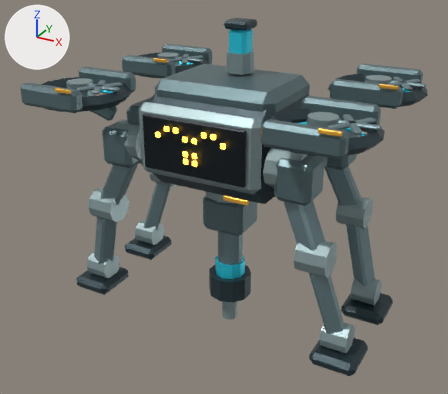
The glTF model assets/isao-birudoron/isao_birudoron_lod1.glb as it was, and as the next commit left it.
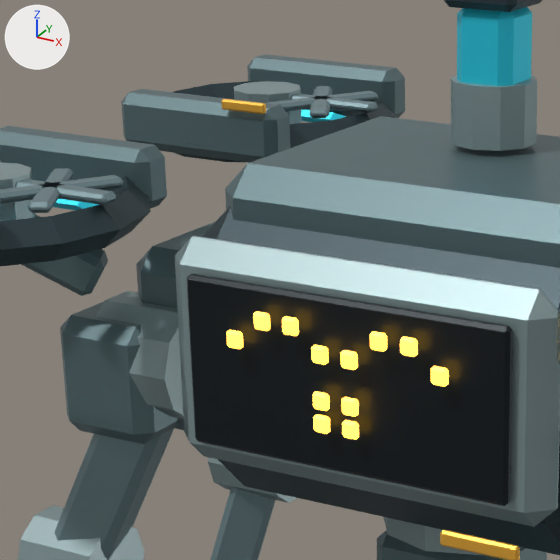
Each version is shown whole from a 50 mm camera at (1.443, -2.695, 2.094) aimed at (-0.014, -0.044, 0.769), then close up on the part from 19% to 58% of the width and 7% to 52% of the height. Arrows for +X, +Y and +Z are at upper left; the lights stay in place. The first two pictures are the older version. Where no turn or scale is listed for an object, it has been applied to the vertices. Vertices at exactly the same position are counted once.

Objects in the first close-up: 'BODY_PITCH_MESH_palette', 'FACE_NEUTRAL_MESH_AMBER', 'LEG_FL_HIP_MESH_palette', 'LEG_FL_KNEE_MESH_palette', 'LEG_RL_KNEE_MESH_palette', 'ROTOR_FL_MOUNT_MESH_palette', 'ROTOR_FL_SPIN_MESH_palette', 'ROTOR_RL_MOUNT_MESH_palette', 'ROTOR_RL_SPIN_MESH_palette', 'SENSOR_MAST_MESH_palette', 'TOOL_NOZZLE_PITCH_MESH_palette', 'TOOL_NOZZLE_YAW_MESH_palette' and 1 more.
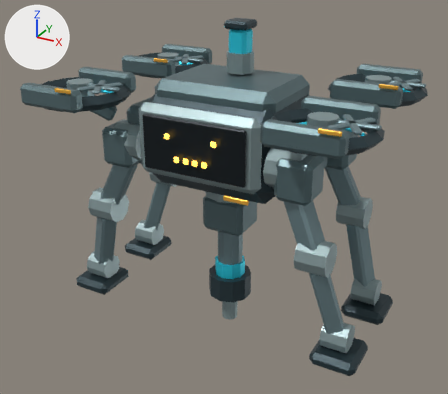
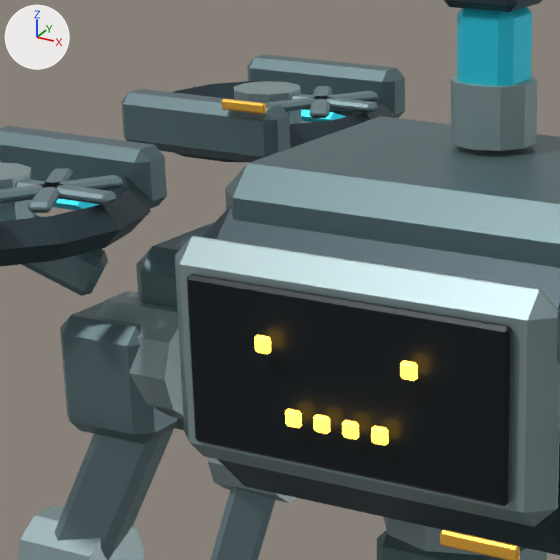
Where the change shows, as pixel boxes [x1, y1, x2, y2] in the close-ups (560 x 560 px; the box of a moved part takes in the faces that stretch with it):
'FACE_NEUTRAL_MESH_AMBER', reshaped, moved (26% narrower, 14% shorter): before [226, 311, 449, 440]; after [254, 335, 418, 446]
part 1 of me_cube_268, moved or reshaped: before [313, 414, 330, 434]; after [285, 408, 302, 428]
part 2 of me_cube_268, moved or reshaped: before [342, 420, 359, 440]; after [371, 426, 389, 446]
part 3 of me_cube_268, deleted: before [226, 316, 449, 387]

The change, as a list of edits to the scene's bpy script:
```text
Change me_cube_268:
    used by ob_face_neutral_mesh_amber; location = (-0.125, -0.397, 1.225)
    remove me_cube_268.from_pydata(...)  # 288 vertices, 528 faces; spans x -0.063..0.314, y -0.006..0.006, z -0.158..0.014
    add me_cube_268.from_pydata(...)  # 144 vertices, 264 faces; spans x -0.014..0.264, y -0.006..0.006, z -0.122..0.014
    me_cube_268 part 1: the loose piece of 24 vertices spanning x 0.087..0.113, y -0.006..0.006, z -0.158..-0.131 is moved by (-0.05, 0.0, 0.036)
    me_cube_268 part 2: the loose piece of 24 vertices spanning x 0.137..0.164, y -0.006..0.006, z -0.158..-0.131 is moved by (0.05, 0.0, 0.036)
    me_cube_268 part 3: 6 loose pieces with 144 vertices, spanning x -0.063..0.314, y -0.006..0.006, z -0.05..0.014, are deleted
Change ob_face_neutral_mesh_amber:
    ob_face_neutral_mesh_amber.location: (-0.125, -0.397, 1.225) -> (-0.125, -0.397, 1.189)
```
